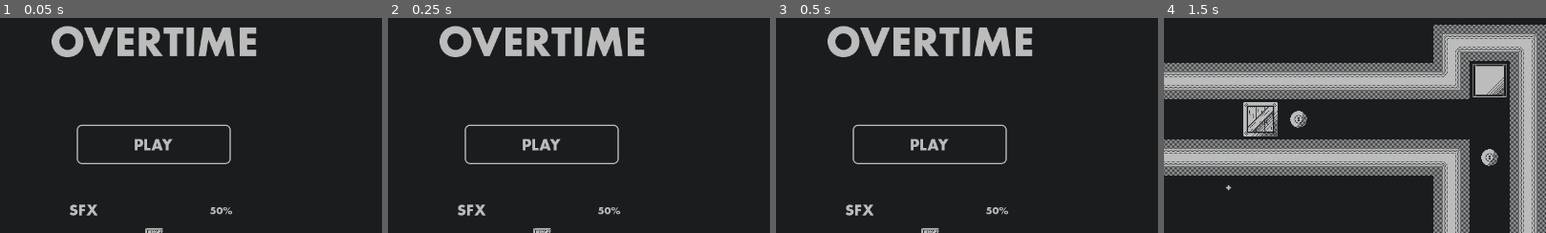
Above: before the commit, frames 1-4 (left to right).
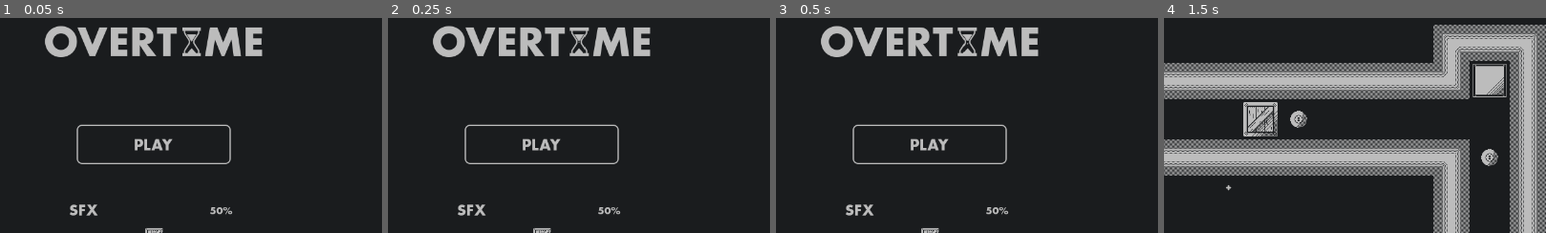
Above: after the commit, the same moments.

Repository: ParryTotato/1BitJam2025
Game: Godot game, scene res://Scenes/Main/main.tscn
Same seed, same stepped clock (60 frames per second), same inputs: the game is played once before the commit and once after it.
Inputs (mouse positions are % of the whole screen's width and height, from its top left):
- Up to frame 1 (0.05 s): no input
- Up to frame 2 (0.25 s): no input
- Up to frame 3 (0.5 s): no input
- Up to frame 4 (1.5 s): click (50, 37) at 0.5 s; tap Enter at 1.25 s; hold D (right) from 1.28 s (still down); tap 1 (magnet) at 1.35 s
The pictures show only the part of the screen within x 30-80%, y 8-58%; the shares and areas given below are measured in that part.

The runs differ from the first frame. In frame 1, 5.1% of the frame differs, in the area x 11-69%, y 3-19%; in frame 2, 5.1%; in frame 3, 5.1%; in frame 4, nothing differs.

Commit message:
Updated Title in Menu

Diff:
--- a/Scenes/MainMenu/Scripts/main_menu.gd
+++ b/Scenes/MainMenu/Scripts/main_menu.gd
@@ -9,6 +9,8 @@
 	# Sets the volume level to the default value of slider
 	_on_sfx_volume_changed(sfx_volume_slider.value)
 	_on_music_volume_changed(music_volume_slider.value)
+
+	$Hourglass.play()
 
 func _on_sfx_volume_changed(value: float):
 	_set_audio_level(value, "SFX")
--- a/Scenes/MainMenu/main_menu.tscn
+++ b/Scenes/MainMenu/main_menu.tscn
@@ -8,8 +8,52 @@
 [ext_resource type="Texture2D" uid="uid://cdyshqxjxcqwy" path="res://Scenes/MainMenu/Assets/Art/btn_play_pressed.png" id="3_agesy"]
 [ext_resource type="Texture2D" uid="uid://cm0xhtk4vr4bi" path="res://Scenes/UpgradeShop/Assets/Art/btn_continue_hovered.png" id="4_2r307"]
 [ext_resource type="Texture2D" uid="uid://bk1vyntp6b8ji" path="res://Scenes/MainMenu/Assets/Art/btn_play_hovered.png" id="4_mdp32"]
+[ext_resource type="Texture2D" uid="uid://betyjdog03rgr" path="res://Scenes/MainMenu/Assets/Art/spr_hourglass.png" id="4_w5buf"]
 [ext_resource type="FontFile" uid="uid://ba7dpcyndctpw" path="res://Assets/FuturaND-Bold.otf" id="5_0l8wx"]
 [ext_resource type="Texture2D" uid="uid://breowtnacsawn" path="res://Scenes/MainMenu/Assets/Art/spr_box_slider.png" id="6_0l8wx"]
+
+[sub_resource type="AtlasTexture" id="AtlasTexture_mdp32"]
+atlas = ExtResource("4_w5buf")
+region = Rect2(0, 0, 33, 50)
+
+[sub_resource type="AtlasTexture" id="AtlasTexture_rlg4b"]
+atlas = ExtResource("4_w5buf")
+region = Rect2(33, 0, 33, 50)
+
+[sub_resource type="AtlasTexture" id="AtlasTexture_w5buf"]
+atlas = ExtResource("4_w5buf")
+region = Rect2(66, 0, 33, 50)
+
+[sub_resource type="AtlasTexture" id="AtlasTexture_6c6cs"]
+atlas = ExtResource("4_w5buf")
+region = Rect2(99, 0, 33, 50)
+
+[sub_resource type="AtlasTexture" id="AtlasTexture_fo6ee"]
+atlas = ExtResource("4_w5buf")
+region = Rect2(132, 0, 33, 50)
+
+[sub_resource type="SpriteFrames" id="SpriteFrames_os7au"]
+animations = [{
+"frames": [{
+"duration": 1.0,
+"texture": SubResource("AtlasTexture_mdp32")
+}, {
+"duration": 1.0,
+"texture": SubResource("AtlasTexture_rlg4b")
+}, {
+"duration": 1.0,
+"texture": SubResource("AtlasTexture_w5buf")
+}, {
+"duration": 1.0,
+"texture": SubResource("AtlasTexture_6c6cs")
+}, {
+"duration": 1.0,
+"texture": SubResource("AtlasTexture_fo6ee")
+}],
+"loop": true,
+"name": &"default",
+"speed": 5.0
+}]
 
 [sub_resource type="LabelSettings" id="LabelSettings_0l8wx"]
 font_size = 64
@@ -84,13 +128,17 @@
 emission_rect_extents = Vector2(576, 0)
 gravity = Vector2(0, 500)
 
+[node name="Hourglass" type="AnimatedSprite2D" parent="."]
+position = Vector2(703, 94)
+sprite_frames = SubResource("SpriteFrames_os7au")
+
 [node name="Label2" type="Label" parent="."]
 layout_mode = 0
 offset_left = 396.5
 offset_top = 64.0
 offset_right = 883.5
 offset_bottom = 181.0
-text = "OVERTIME"
+text = "OVERT  ME"
 label_settings = SubResource("LabelSettings_0l8wx")
 horizontal_alignment = 1
 
Binary file added: Scenes/MainMenu/Assets/Art/spr_hourglass.png
Not shown, added: Scenes/MainMenu/Assets/Art/spr_hourglass.png.import
Not shown: 1 places in Scenes/MainMenu/main_menu.tscn that only renumber resources
